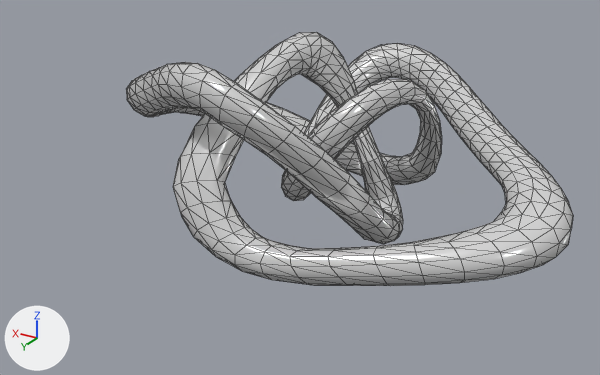
The glTF model android/assets/models/worldC.gltf as it was, and as the next commit left it.
Before and after are seen from a camera (50 mm lens) standing at (-162.0, 278.0, 70.0) and looking at (-8.0, 21.0, -59.0). Arrows for +X, +Y and +Z are at lower left; the lights stay in place. Mesh edges are drawn as thin lines. Where no turn or scale is listed for an object, it has been applied to the vertices.

Names of what the first picture shows: 'navMeshC'.
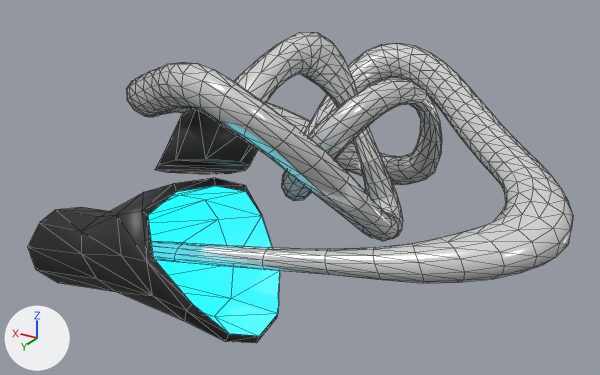
Pixel boxes (x1, y1, x2, y2) of what changed, in the pictures (600 x 375 px):
```json
{"object": "navMeshC", "change": "reshaped", "before": [126, 32, 573, 286], "after": [126, 32, 573, 283]}
{"object": "navMeshC.001", "change": "added", "after": [27, 178, 278, 343], "on screen": "black"}
{"object": "navMeshC.003", "change": "added", "after": [148, 186, 280, 336]}
{"object": "navMeshC.002", "change": "added", "after": [155, 108, 258, 174], "on screen": "black"}
{"part": 1, "of": "me_torusknot", "change": "cut back", "before": [173, 124, 436, 286], "after": [151, 183, 437, 283]}
```

The change, as JSON lines over the scene's bpy script:
```json
{"op": "add", "block": "mat_door", "code": ["mat_door = principled_material('Door')", "mat_door.base_color = (0.128, 0.128, 0.128)  # dark grey #646464", "mat_door.roughness = 0.455", "mat_door.emission_color = (0.0, 0.836, 1.0)  # cyan #00ecff", "mat_door.emission_strength = 1.0"]}
{"op": "add", "block": "mat_mirroblack", "code": ["mat_mirroblack = principled_material('MirroBlack')", "mat_mirroblack.base_color = (0.0343, 0.0343, 0.0343)  # black #343434", "mat_mirroblack.metallic = 0.377", "mat_mirroblack.roughness = 0.436"]}
{"block": "me_torusknot", "where": "# used by ob_navmeshc; location = (-12.3, 4.6, -36.2)"}
{"op": "remove", "block": "me_torusknot", "code": "me_torusknot.from_pydata(...)  # 1243 vertices, 2486 faces; spans x -99.0..97.0, y -68.0..69.0, z -43.0..35.0"}
{"op": "add", "block": "me_torusknot", "code": "me_torusknot.from_pydata(...)  # 1188 vertices, 2354 faces; spans x -99.0..97.0, y -68.0..74.0, z -44.0..35.0"}
{"block": "me_torusknot", "change": "me_torusknot part 1"}
{"block": "me_torusknot", "change": "80 vertices are removed from x -34.0..41.0, y 26.0..60.0, z -43.0..-2.0"}
{"block": "me_torusknot", "change": "199 faces are deleted"}
{"block": "me_torusknot", "change": "4 vertices in x -57.0..-29.0, y 24.0..40.0, z -36.0..-17.0 move by (1.0, 0.0, 1.0)"}
{"block": "me_torusknot", "change": "3 vertices in x -28.0..-24.0, y 19.0..39.0, z -36.0..-17.0 move by (0.0, 0.0, 1.0)"}
{"block": "me_torusknot", "change": "46 vertices move from x -54.0..-4.0, y 17.0..58.0, z -42.0..-12.0 to x -53.0..30.0, y 17.0..64.0, z -41.0..-12.0"}
{"block": "me_torusknot", "change": "25 vertices are added at x -33.0..71.0, y 25.0..74.0, z -44.0..-24.0"}
{"block": "me_torusknot", "change": "67 new faces join them"}
{"op": "add", "block": "me_torusknot_003", "code": ["me_torusknot_003 = bpy.data.meshes.new('TorusKnot.003')", "me_torusknot_003.from_pydata(...)  # 44 vertices, 75 faces; spans x -66.5..16.3, y 12.0..69.1, z -61.1..-7.9", "me_torusknot_003.materials.append(mat_door)  # dark grey #646464"]}
{"op": "add", "block": "me_torusknot_002", "code": ["me_torusknot_002 = bpy.data.meshes.new('TorusKnot.002')", "me_torusknot_002.from_pydata(...)  # 22 vertices, 40 faces; spans x 8.5..49.0, y 19.5..54.1, z -16.1..15.9", "me_torusknot_002.materials.append(mat_mirroblack)  # black #343434"]}
{"op": "add", "block": "me_torusknot_001", "code": ["me_torusknot_001 = bpy.data.meshes.new('TorusKnot.001')", "me_torusknot_001.from_pydata(...)  # 55 vertices, 97 faces; spans x -66.5..18.5, y 9.5..71.3, z -64.1..-5.1", "me_torusknot_001.materials.append(mat_mirroblack)  # black #343434"]}
{"op": "add", "block": "ob_navmeshc_003", "code": ["ob_navmeshc_003 = bpy.data.objects.new('navMeshC.003', me_torusknot_003)", "ob_navmeshc_003.location = (50.5, 20.9, -39.1)"]}
{"op": "add", "block": "ob_navmeshc_002", "code": ["ob_navmeshc_002 = bpy.data.objects.new('navMeshC.002', me_torusknot_002)", "ob_navmeshc_002.location = (-12.3, 4.6, -36.2)"]}
{"op": "add", "block": "ob_navmeshc_001", "code": ["ob_navmeshc_001 = bpy.data.objects.new('navMeshC.001', me_torusknot_001)", "ob_navmeshc_001.location = (50.5, 20.9, -39.1)"]}
```
